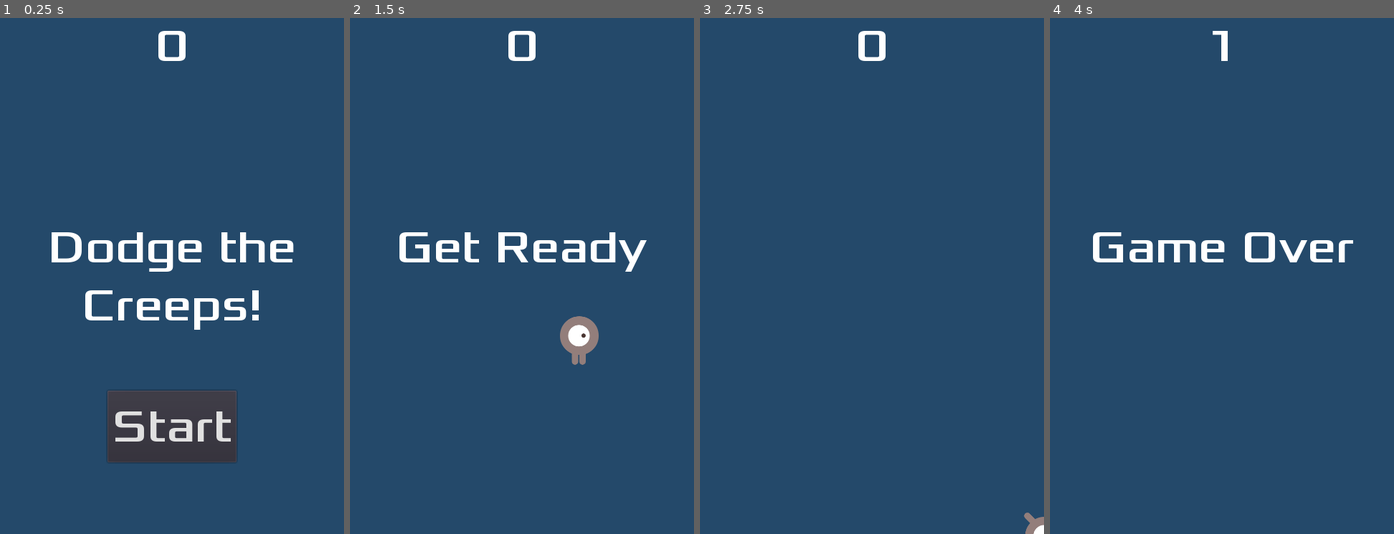
Above: before the commit, frames 1-4 (left to right).
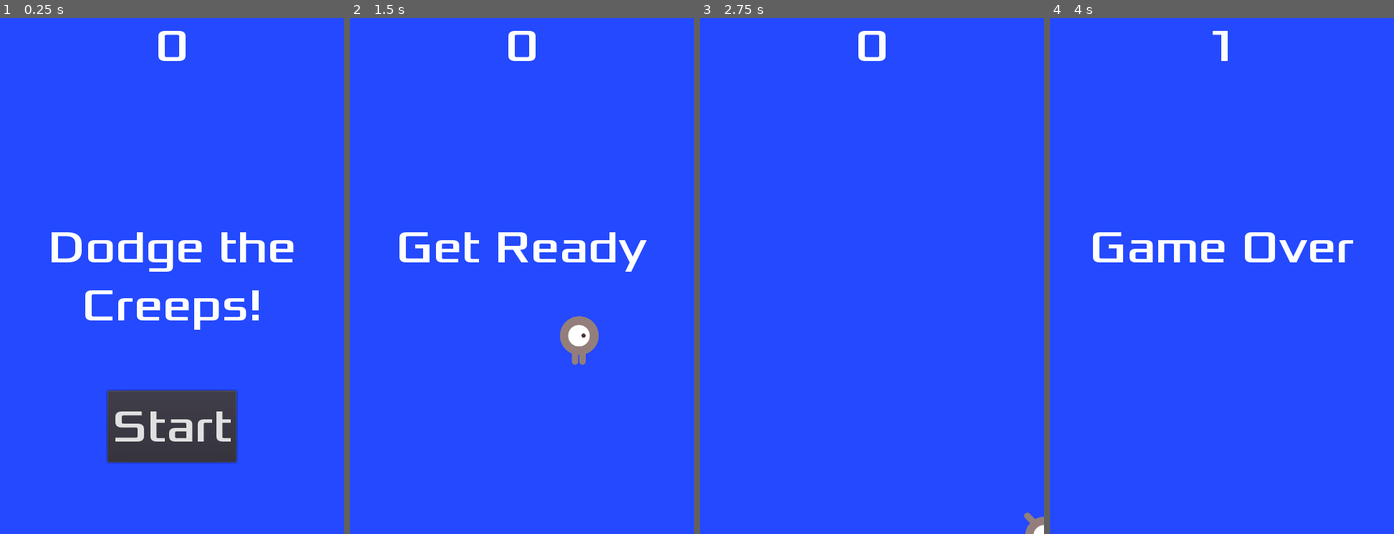
Above: after the commit, the same moments.

Repository: waltersotil/test_3godot_dodge
Game: Godot game, scene res://Main.tscn
Two runs of this game, one before a commit and one after it. Both use one fixed random seed, a clock stepped at 60 frames per second and the inputs below.
Inputs:
- Up to frame 1 (0.25 s): no input
- Up to frame 2 (1.5 s): click "Start" at 0.5 s; tap Enter at 1.25 s; hold Right (ui_right) from 1.28 s (still down)
- Up to frame 3 (2.75 s): release Right (ui_right) at 2.03 s; hold Down (ui_down) from 2.03 s (still down)
- Up to frame 4 (4 s): release Down (ui_down) at 2.78 s; hold Right (ui_right) 2.78-3.53 s; hold Up (ui_up) from 3.53 s (still down)

The runs differ from the first frame. In frame 1, 92% of the frame differs, in the area x 0-100%, y 0-100%; in frame 2, 98%; in frame 3, 100%; in frame 4, 98%.

Commit message:
agregué la imagen icon1.png y edité el color de la pantalla de inicio

Diff:
--- a/Main.tscn
+++ b/Main.tscn
@@ -1,8 +1,8 @@
 [gd_scene load_steps=8 format=2]
 
-[ext_resource path="res://Player.tscn" type="PackedScene" id=1]
-[ext_resource path="res://Main.gd" type="Script" id=2]
-[ext_resource path="res://Mob.tscn" type="PackedScene" id=3]
+[ext_resource path="res://Main.gd" type="Script" id=1]
+[ext_resource path="res://Mob.tscn" type="PackedScene" id=2]
+[ext_resource path="res://Player.tscn" type="PackedScene" id=3]
 [ext_resource path="res://HUD.tscn" type="PackedScene" id=4]
 [ext_resource path="res://dodge_assets/art/House In a Forest Loop.ogg" type="AudioStream" id=5]
 [ext_resource path="res://dodge_assets/art/gameover.wav" type="AudioStream" id=6]
@@ -13,18 +13,18 @@
 }
 
 [node name="Main" type="Node"]
-script = ExtResource( 2 )
-Mob = ExtResource( 3 )
+script = ExtResource( 1 )
+Mob = ExtResource( 2 )
 
 [node name="ColorRect" type="ColorRect" parent="."]
 anchor_right = 1.0
 anchor_bottom = 1.0
-color = Color( 0.145098, 0.290196, 0.419608, 1 )
+color = Color( 0.145098, 0.290196, 1, 1 )
 __meta__ = {
 "_edit_use_anchors_": false
 }
 
-[node name="Player" parent="." instance=ExtResource( 1 )]
+[node name="Player" parent="." instance=ExtResource( 3 )]
 
 [node name="MobTimer" type="Timer" parent="."]
 wait_time = 0.5
Binary file added: icon1.png
Not shown, added: icon1.png.import
